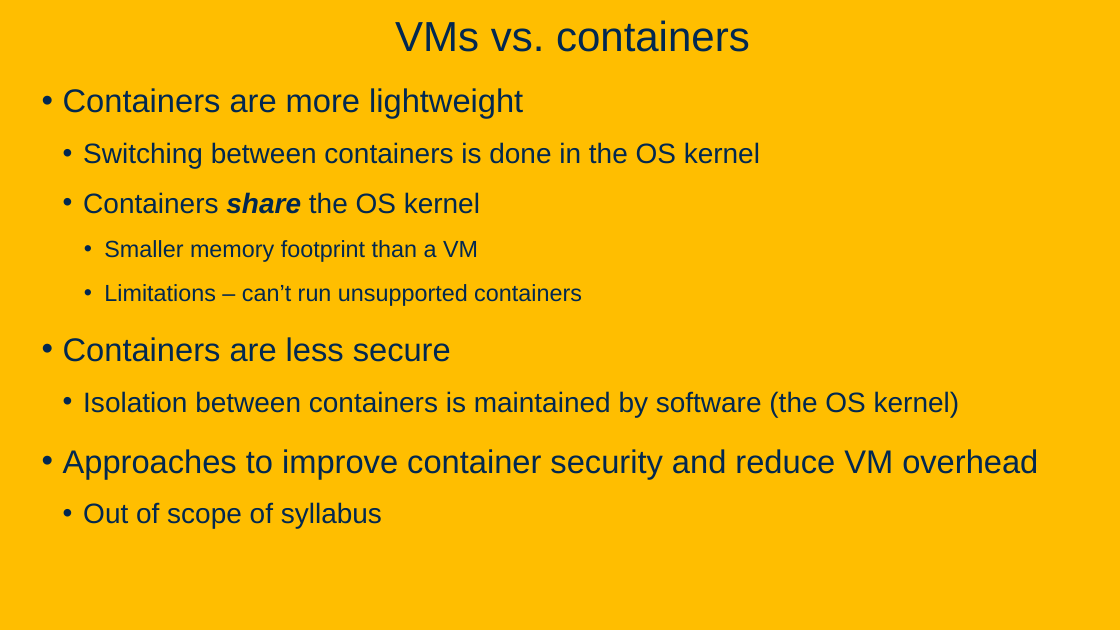
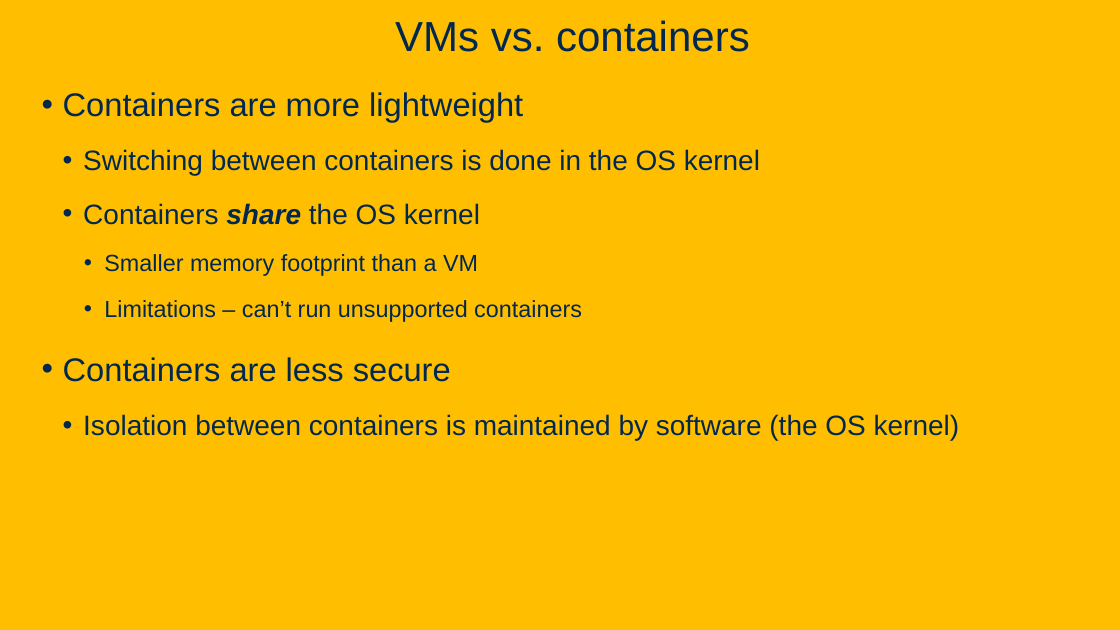
Before and after one commit to davsec-teaching/ecs160-f25, a slide deck: slide 32 of slides/6_software_architecture.pptx (slide 30 before the commit). Drawn at 1120x630 pixels with LibreOffice and Linux fonts; fonts in the diff are those of the drawing; background and template pictures are left out. Boxes give left, top, right and bottom in pixels: in the first picture for what was removed or moved away, otherwise in the second. Text is boxed around its words. In the diff, an @@ line names an element or a change of style, - is before the commit and + after.

Commit message:
update software arch

```diff
--- a/slides/6_software_architecture.pptx
+++ b/slides/6_software_architecture.pptx
@@ text "Containers are more lightweight" at box(63, 92, 960, 440): line spacing 1.1 to 1.2 @@
@@ text at box(63, 449, 1038, 528): paragraphs removed @@
-• Approaches to improve container security and reduce VM overhead
-  • Out of scope of syllabus
```
Also in this commit, not shown: 19 other slides changed, 11 slides added, 1 slide removed.
